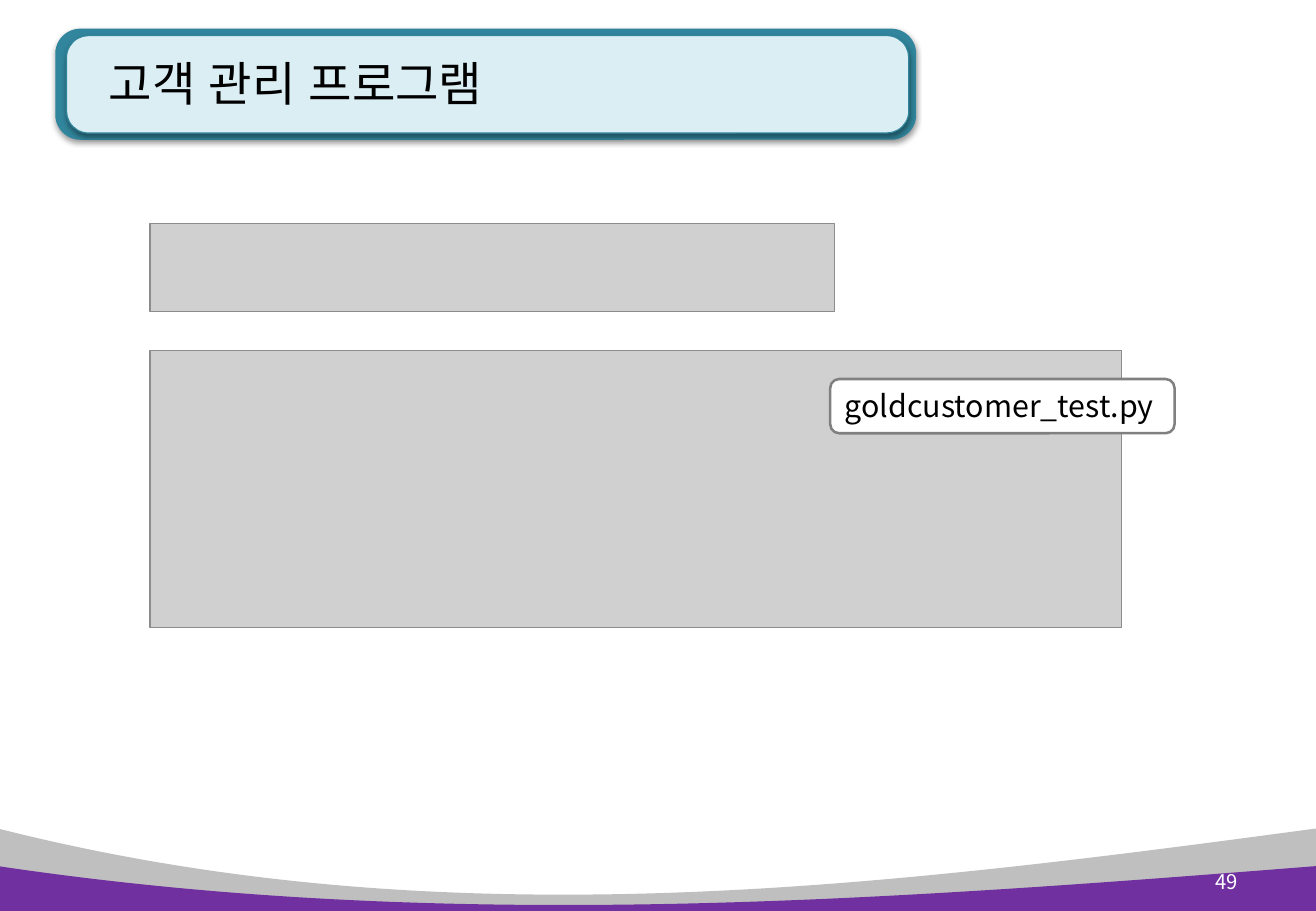
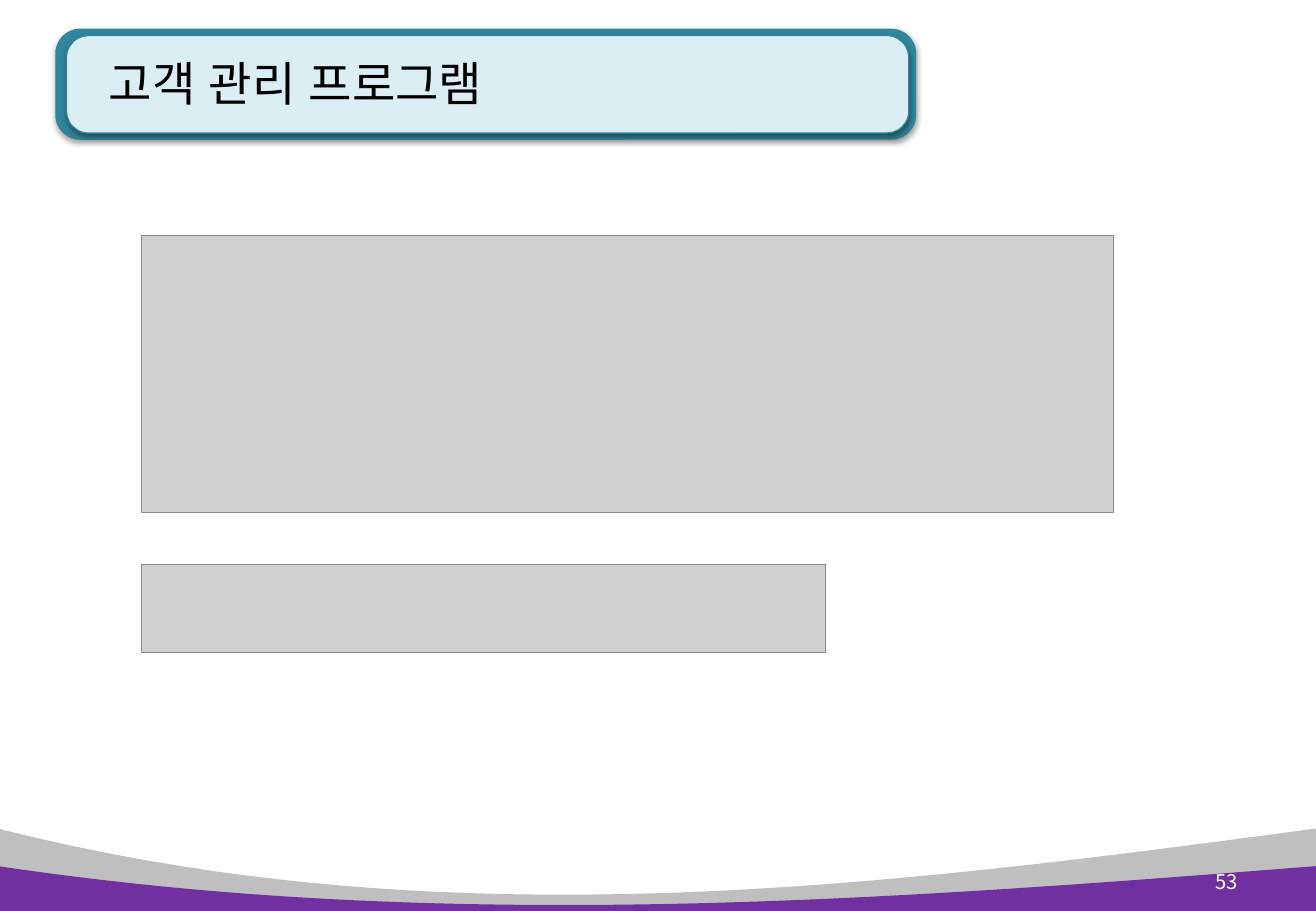
Before and after one commit to AhNyx/js_works, a slide deck: slide 53 of pyworks/python_ppt/Python 7장. 클래스와 상속 .pptx (slide 49 before the commit). Drawn at 1316x911 pixels with LibreOffice and Linux fonts; fonts in the diff are those of the drawing; grey boxes stand for pictures. Boxes give left, top, right and bottom in pixels: in the first picture for what was removed or moved away, otherwise in the second. Text is boxed around its words. In the diff, an @@ line names an element or a change of style, - is before the commit and + after.

```diff
--- a/pyworks/python_ppt/Python 7장. 클래스와 상속 .pptx
+++ b/pyworks/python_ppt/Python 7장. 클래스와 상속 .pptx
@@ picture moved from (x1=151, y1=350, x2=1123, y2=627) to (x1=141, y1=236, x2=1113, y2=513) @@
@@ rounded rectangle removed at (x1=830, y1=379, x2=1174, y2=434) @@
-goldcustomer_test.py
@@ picture moved from (x1=151, y1=224, x2=835, y2=312) to (x1=141, y1=565, x2=825, y2=654) @@
@@ page number at (x1=1216, y1=868, x2=1238, y2=890): text changed @@
-49
+53
```
Also in this commit, not shown: 16 other slides changed, 4 slides added, 31 other files.
